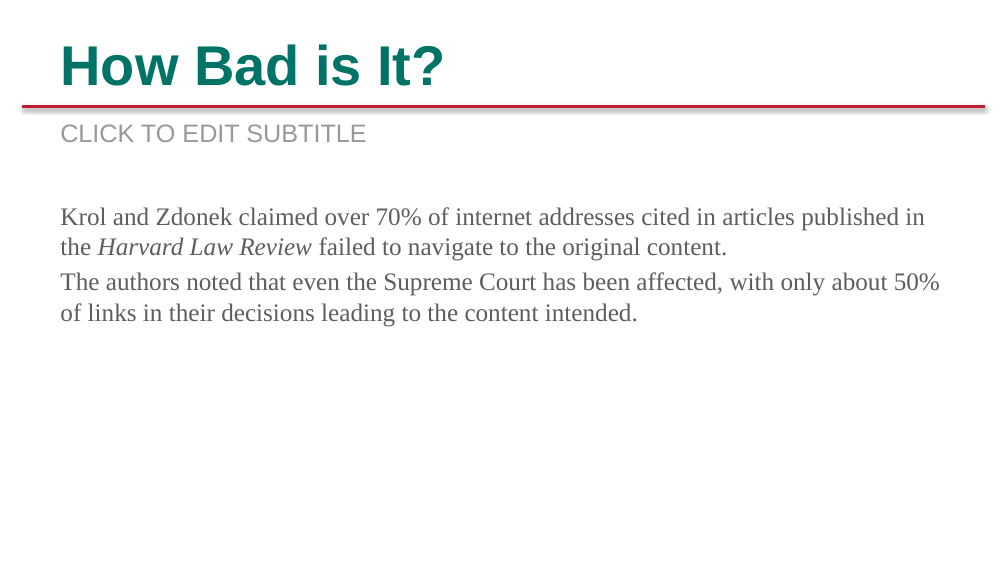
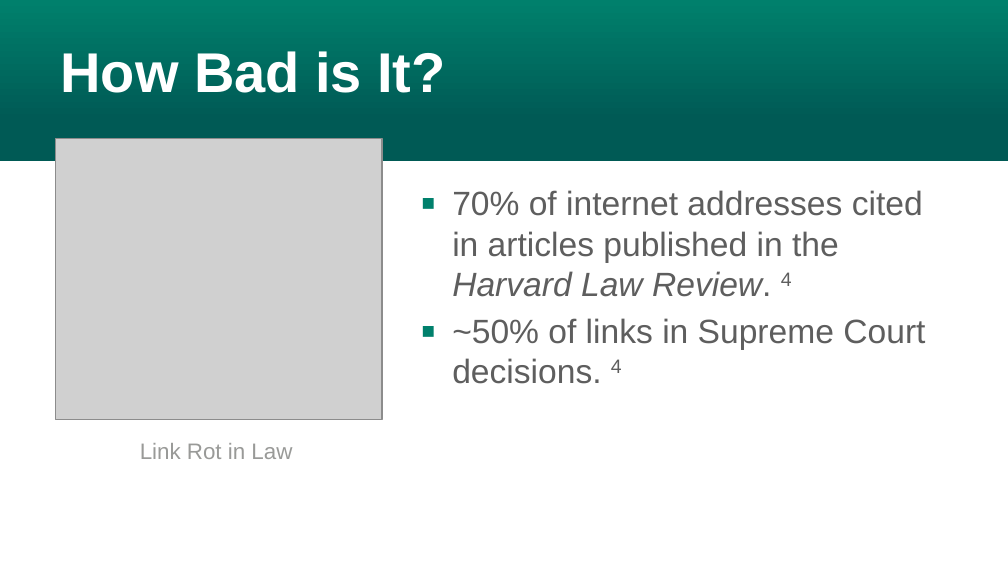
Before and after one commit to rottingresearch/rottingresearch, a slide deck: slide 5 of Presentations/ALA LibLearnX 2024/LibLearnX-2024-ALA.pptx. Drawn at 1008x567 pixels with LibreOffice and Linux fonts; fonts in the diff are those of the drawing; grey boxes stand for pictures; background and template pictures are left out. Boxes give left, top, right and bottom in pixels: in the first picture for what was removed or moved away, otherwise in the second. Text is boxed around its words. In the diff, an @@ line names an element or a change of style, - is before the commit and + after.

```diff
--- a/Presentations/ALA LibLearnX 2024/LibLearnX-2024-ALA.pptx
+++ b/Presentations/ALA LibLearnX 2024/LibLearnX-2024-ALA.pptx
@@ rectangle added at (x1=0, y1=0, x2=1008, y2=161), fill gradient #005A55 to #00806C @@
@@ title "How Bad is It?" at (x1=60, y1=51, x2=445, y2=93): text colour #007367 to #FFFFFF @@
@@ line removed from (22, 106) to (986, 106) @@
@@ picture added at (x1=55, y1=139, x2=382, y2=420) @@
@@ text removed at (x1=60, y1=124, x2=366, y2=142) @@
-CLICK TO EDIT SUBTITLE
@@ text at (x1=452, y1=190, x2=925, y2=384): text changed; size 18 to 24 pt; font Times New Roman to Arial @@
-Krol and Zdonek claimed over 70% of internet addresses cited in articles published in the Harvard Law Review failed to navigate to the original content.
-The authors noted that even the Supreme Court has been affected, with only about 50% of links in their decisions leading to the content intended.
+▪ 70% of internet addresses cited in articles published in the Harvard Law Review. 4
+▪ ~50% of links in Supreme Court decisions. 4
@@ text added at (x1=140, y1=443, x2=292, y2=459), 16 pt, text #999A98 @@
+Link Rot in Law
```
Also in this commit, not shown: 13 other slides changed, 4 slides added, 3 slides removed, 1 other file.
